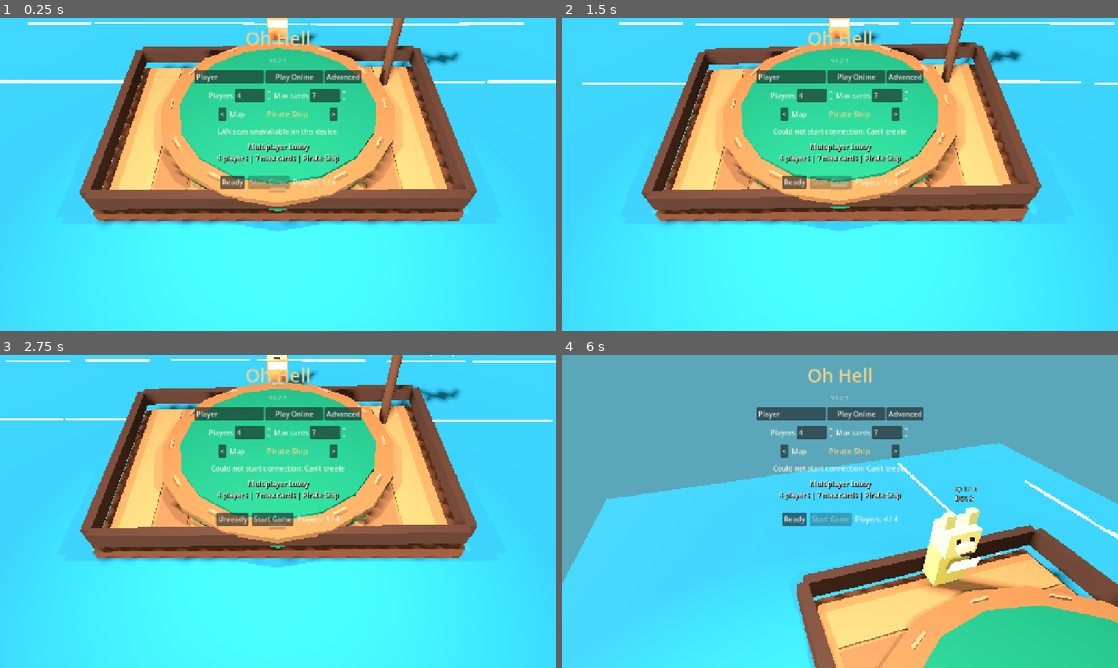
Above: before the commit, frames 1-4 (two rows, left to right).
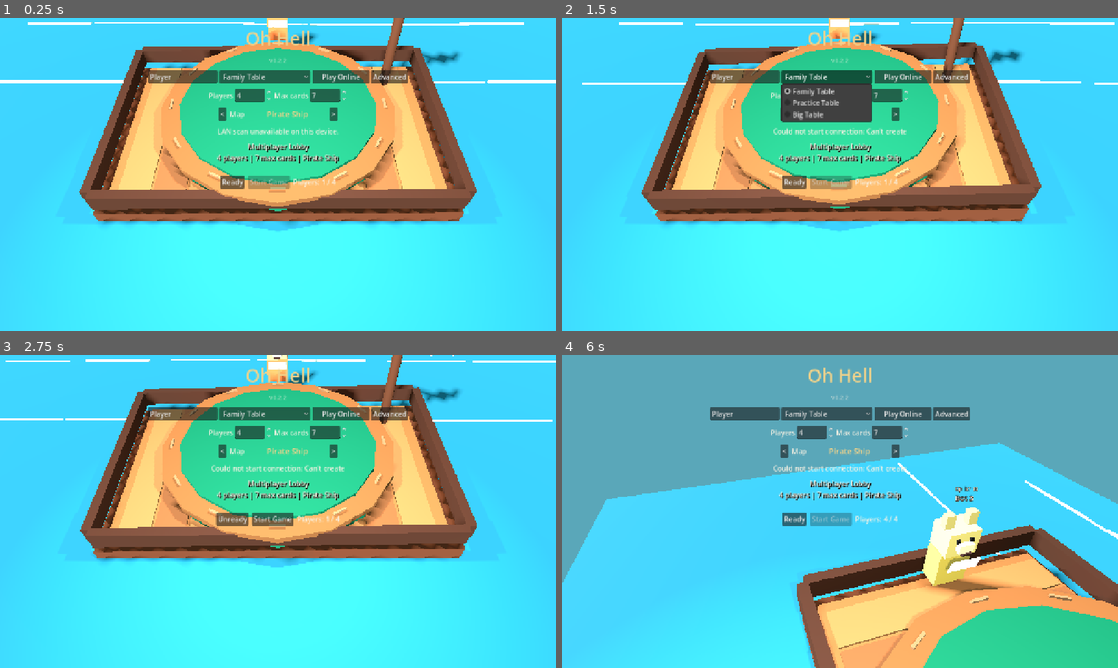
Above: after the commit, the same moments.

Repository: JordanOakFox/oh-hell-godot
Game: Godot game, scene res://scenes/main.tscn
The game is run twice, just before and just after one commit, with the same random seed, the same clock (stepped at 60 frames per second) and the same inputs.
Inputs (mouse positions are in pixels of both pictures, inside the frame that each line leads up to):
- Up to frame 1 (0.25 s): no input
- Up to frame 2 (1.5 s): click "Play Online" at 0.5 s; click (828, 77) at 1.25 s, where only the run after the commit has a clickable "Family Table"
- Up to frame 3 (2.75 s): click "Ready" at 2 s
- Up to frame 4 (6 s): click "Start Game" at 2.75 s; click "0" at 3.5 s; tap Enter at 4.25 s; move the mouse to (962, 495) at 4.27 s; tap E at 4.35, 5.1 s; click (962, 495) at 4.42 s; move the mouse to (812, 511) at 5.02 s; click (812, 511) at 5.17 s; click "Stop Game" at 5.75 s

The runs differ from the first frame. In frame 1, 1.0% of the frame differs, in the area x 26-74%, y 13-21%; in frame 2, 3.1%, in the area x 26-74%, y 13-34%; in frame 3, 1.0%; in frame 4, 1.0%.

Commit message:
Add named public lobby picker

Diff:
--- a/scripts/main.gd
+++ b/scripts/main.gd
@@ -1,8 +1,13 @@
 extends Control
 
 const STARTING_NAMES := ["Player 1", "Player 2", "Player 3", "Player 4"]
-const GAME_VERSION := "0.2.1"
+const GAME_VERSION := "0.2.2"
 const DEFAULT_SERVER_ADDRESS := "147.224.130.79:24567"
+const PUBLIC_LOBBIES := [
+	{"name": "Family Table", "address": "147.224.130.79:24567"},
+	{"name": "Practice Table", "address": "147.224.130.79:24569"},
+	{"name": "Big Table", "address": "147.224.130.79:24570"},
+]
 const DEFAULT_MAX_CARDS := 7
 const DEFAULT_PLAYERS := 4
 const MAP_IDS := ["pirate", "space", "living_room", "jungle"]
@@ -72,6 +77,7 @@
 var action_box: HBoxContainer
 var address_input: LineEdit
 var name_input: LineEdit
+var online_lobby_picker: OptionButton
 var player_count_spin: SpinBox
 var max_cards_spin: SpinBox
 var discovered_game_picker: OptionButton
@@ -158,6 +164,14 @@
 	name_input.text_changed.connect(_on_name_changed)
 	net_row.add_child(name_input)
 
+	online_lobby_picker = OptionButton.new()
+	online_lobby_picker.custom_minimum_size = Vector2(210, 0)
+	for lobby in PUBLIC_LOBBIES:
+		var label := "%s" % str(lobby.get("name", "Public Lobby"))
+		online_lobby_picker.add_item(label)
+		online_lobby_picker.set_item_metadata(online_lobby_picker.item_count - 1, lobby)
+	net_row.add_child(online_lobby_picker)
+
 	var online_button := Button.new()
 	online_button.text = "Play Online"
 	online_button.custom_minimum_size = Vector2(132, 0)
@@ -427,8 +441,17 @@
 	Net.start_advertising(_discovery_info())
 
 func _on_play_online_pressed() -> void:
-	address_input.text = DEFAULT_SERVER_ADDRESS
+	address_input.text = _selected_public_lobby_address()
 	_on_join_pressed()
+
+func _selected_public_lobby_address() -> String:
+	if online_lobby_picker:
+		var index := online_lobby_picker.selected
+		if index >= 0:
+			var metadata = online_lobby_picker.get_item_metadata(index)
+			if typeof(metadata) == TYPE_DICTIONARY:
+				return str(metadata.get("address", DEFAULT_SERVER_ADDRESS))
+	return DEFAULT_SERVER_ADDRESS
 
 func _on_advanced_network_pressed() -> void:
 	advanced_network_visible = not advanced_network_visible
@@ -1004,7 +1027,7 @@
 		table_view_3d.set_hovered_hand_index(index)
 
 func _mouse_over_command_ui(position: Vector2) -> bool:
-	for control in [action_box, name_input, advanced_network_button, address_input, player_count_spin, max_cards_spin, discovered_game_picker]:
+	for control in [action_box, name_input, online_lobby_picker, advanced_network_button, address_input, player_count_spin, max_cards_spin, discovered_game_picker]:
 		if control and control.visible:
 			var rect := Rect2(control.global_position, control.size)
 			if rect.has_point(position):
Not shown, changed: export_presets.cfg
Not shown, changed: README.md
Not shown, changed: docs/multiplayer-server.md
Not shown, changed: docs/steam-readiness.md
